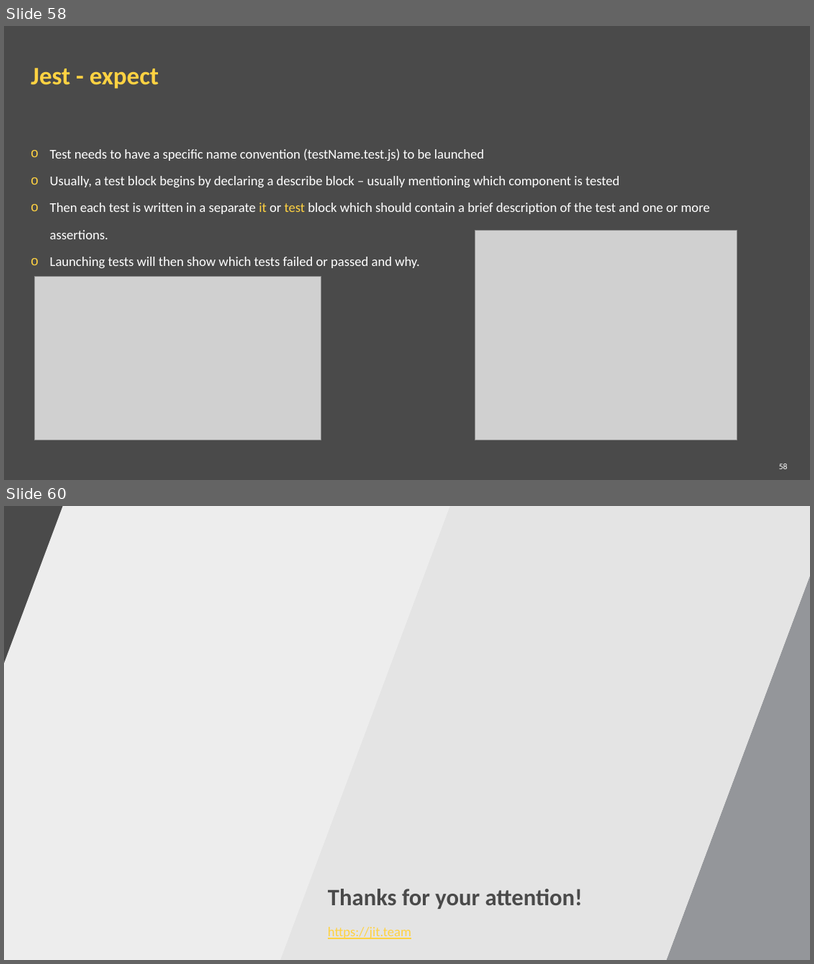
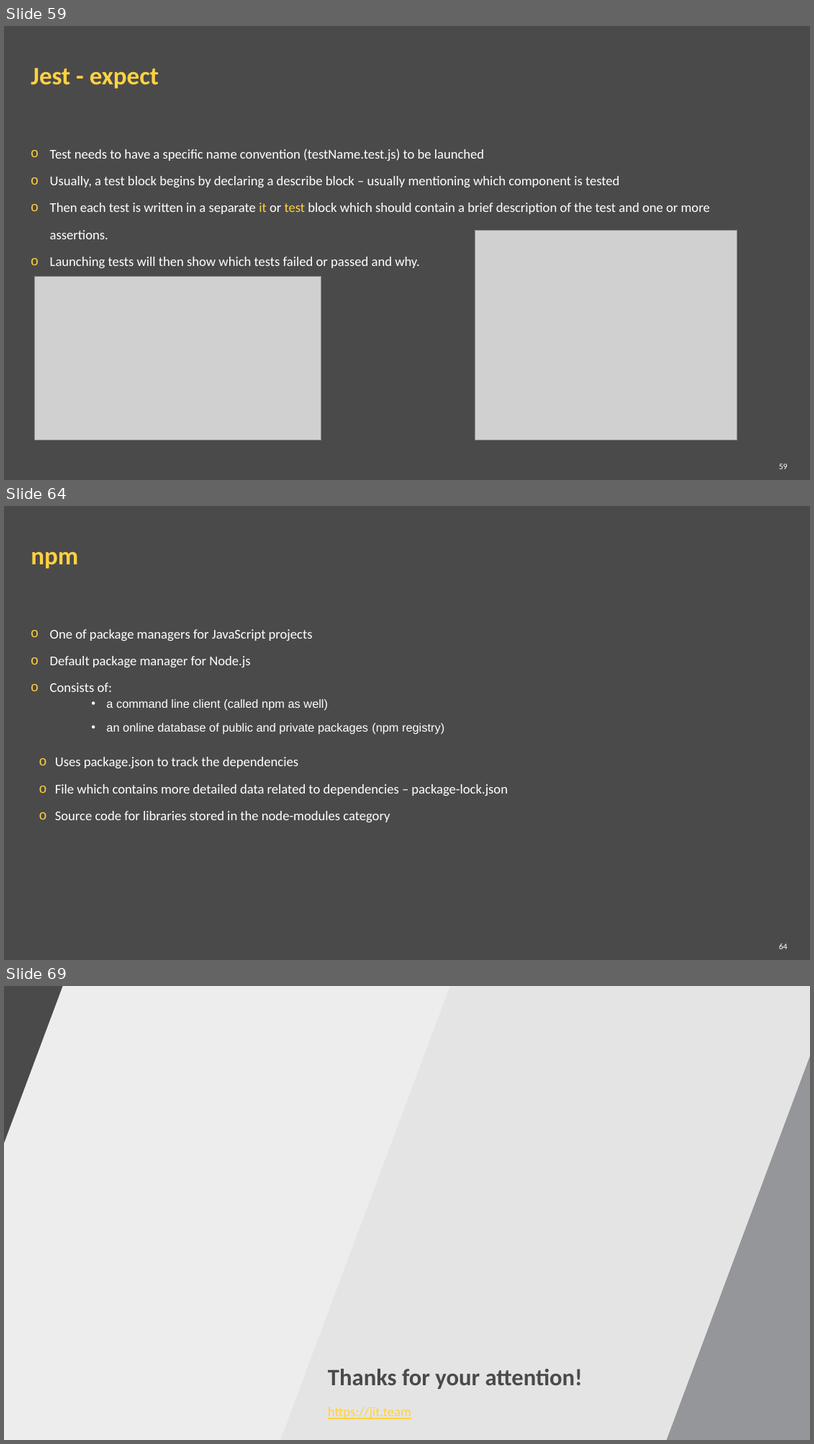
Before and after one commit to ppuzio/react-course-examples, a slide deck: React BEST course.pptx. Shown one above the other, each under a label of ours: slides 58 and 60 before the commit, slides 59, 64 and 69 after it; the slides between them are not shown. The pictures are 814x964 and 814x1444 pixels, drawn with LibreOffice and Linux fonts; fonts in the diff are those of the drawing; grey boxes stand for pictures; background and template pictures are left out. Boxes give left, top, right and bottom in pixels: in the first picture for what was removed or moved away, otherwise in the second. Text is boxed around its words. In the diff, an @@ line names an element or a change of style, - is before the commit and + after.

```diff
--- a/React BEST course.pptx
+++ b/React BEST course.pptx
@@ slide 64 added at (4,506,810,960), background #4A4A4A @@
@@ title added at (31,551,78,569), 30 pt, text #FFD242, bold @@
+npm
@@ text added at (50,629,508,822), 16 pt, text #FFFFFF @@
+o One of package managers for JavaScript projects
+o Default package manager for Node.js
+o Consists of:
+    • a command line client (called npm as well)
+    • an online database of public and private packages (npm registry)
+  o Uses package.json to track the dependencies
+  o File which contains more detailed data related to dependencies – package-lock.json
+  o Source code for libraries stored in the node-modules category
@@ page number added at (779,943,788,949), 10 pt, text #FFFFFF @@
+64
@@ what was slide 58 is now slide 59 @@
@@ page number at (779,463,788,469): text changed @@
-58
+59
@@ what was slide 60 is now slide 69 @@
```
Also in this commit, not shown: 1 slide changed, 8 other slides added, 5 other files.
